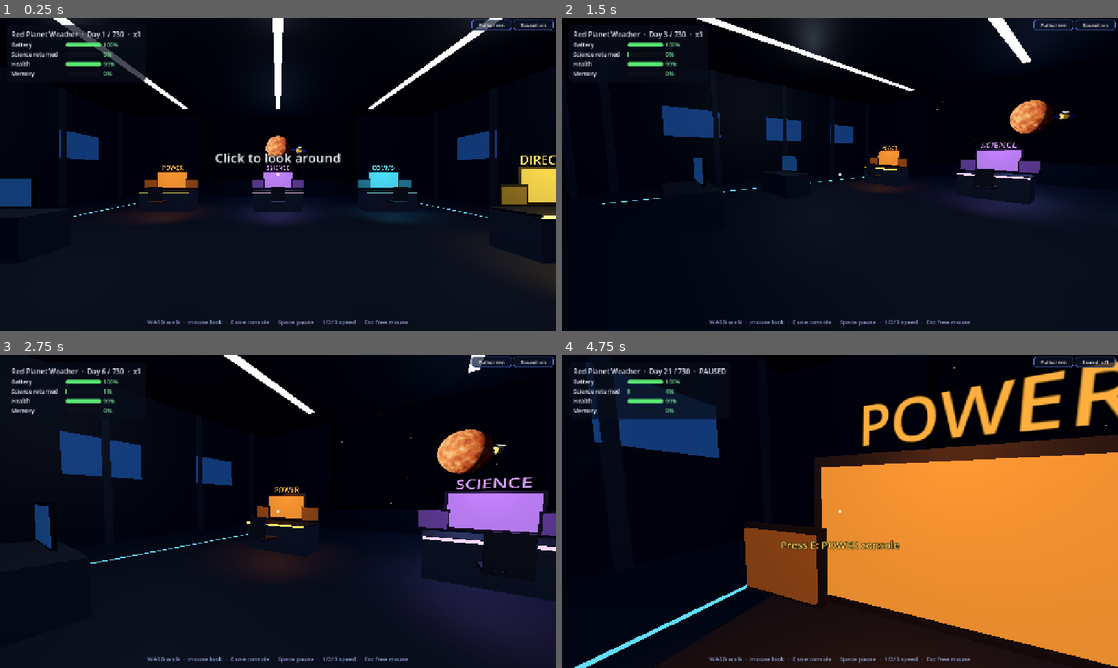
Above: before the commit, frames 1-4 (two rows, left to right).
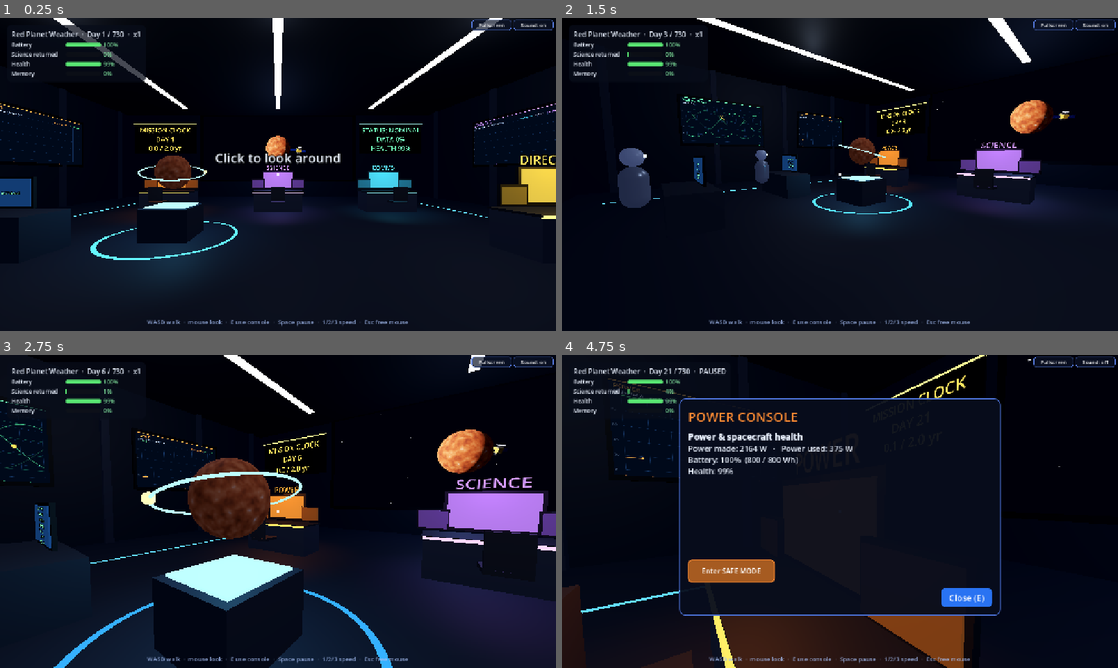
Above: after the commit, the same moments.

Repository: rashedutm/Go-No-Go
Game: Godot game, scene res://tests/mc_preview.tscn
The game is run twice, just before and just after one commit, with the same random seed, the same clock (stepped at 60 frames per second) and the same inputs. This scene is started directly instead of the project's main scene.
Inputs (mouse positions are in pixels of both pictures, inside the frame that each line leads up to):
- Up to frame 1 (0.25 s): no input
- Up to frame 2 (1.5 s): tap Enter at 0.5 s; move the mouse to (962, 158) at 0.52 s; hold D (mc_right) 0.53-1.28 s; hold E (mc_interact) 0.53-1.28 s; click (962, 158) at 0.67 s; tap Space at 0.77 s; move the mouse to (812, 174) at 1.27 s; hold W (mc_forward) from 1.28 s (still down); tap P at 1.35 s; click (812, 174) at 1.42 s
- Up to frame 3 (2.75 s): keep holding W (mc_forward); tap Space at 1.52 s; move the mouse to (289, 505) at 2.02 s; tap 1 at 2.1 s; click (289, 505) at 2.17 s
- Up to frame 4 (4.75 s): keep holding W (mc_forward); move the mouse to (834, 517) at 2.77 s; tap 3 at 2.85 s; click (834, 517) at 2.92 s; tap Space at 3.02, 3.77, 4.52 s; move the mouse to (878, 514) at 3.52 s; tap M at 3.6 s; click (878, 514) at 3.67 s; tap E (mc_interact) at 4.25, 4.35 s; move the mouse to (795, 508) at 4.27 s; click (795, 508) at 4.42 s

The runs differ from the first frame. In frame 1, 4.4% of the frame differs, in the area x 0-100%, y 27-85%; in frame 2, 4.1%; in frame 3, 9.4%; in frame 4, 49%, in the area x 0-100%, y 0-100%.

Commit message:
Mission Control decor + 3D launch countdown placeholder
- RoomDecor: 4 live telemetry wall screens (power, science data, ground track, health), mission clock and
  status boards, destination-planet hologram with orbit ring, glowing floor ring, robot colleagues with
  scrolling telemetry, fact posters on the back wall; replaced old flat side panels and back ribs
- TelemetryGraph: line-graph and ground-track 2D screens rendered in SubViewports
- Launch placeholder: countdown, liftoff with flame and camera shake, auto-continue to Mission Control;
  scenes/launch_anim/ left free for Daniel's real scene (MissionState falls back to the placeholder)
- README: latest changes, Emon E5/E6 marked done, Daniel note

Co-Authored-By: Claude Opus 5.5 <noreply@anthropic.com>

Diff:
--- a/scenes/launch_anim/launch_anim.tscn
+++ /dev/null
@@ -1,13 +0,0 @@
-[gd_scene load_steps=2 format=3]
-
-[ext_resource type="Script" path="res://scripts/ui/placeholder_screen.gd" id="1_script"]
-
-[node name="LaunchAnim" type="Control"]
-layout_mode = 3
-anchors_preset = 15
-anchor_right = 1.0
-anchor_bottom = 1.0
-grow_horizontal = 2
-grow_vertical = 2
-script = ExtResource("1_script")
-screen_key = "launch_anim"
--- a/scenes/mission_control/mission_control.gd
+++ b/scenes/mission_control/mission_control.gd
@@ -50,6 +50,7 @@
 var _panel_refresh := 0.0
 const SPEEDS := [1.0, 2.0, 4.0]
 var events: EventSystem
+var decor: RoomDecor
 var _alert_banner: Label
 var _toast: Label
 var _toast_time := 0.0
@@ -77,6 +78,9 @@
 	_build_ui()
 	sim.add_log("Arrived at %s. Science operations begin." % mission.get("destination", "the target"))
 	_setup_events()
+	decor = RoomDecor.new()
+	add_child(decor)
+	decor.build(self, sim)
 	Sfx.start_loop("hum")
 
 
@@ -101,8 +105,6 @@
 	MCBuild.box(self, Vector3(24, 6.2, 0.3), Vector3(0, 3, 9.2), wall_c, true)                      # back wall
 	MCBuild.box(self, Vector3(0.3, 6.2, 20), Vector3(-11.2, 3, 0), wall_c, true)                    # left
 	MCBuild.box(self, Vector3(0.3, 6.2, 20), Vector3(11.2, 3, 0), wall_c, true)                     # right
-	for x in range(-10, 11, 4):   # wall ribs
-		MCBuild.box(self, Vector3(0.25, 6, 0.25), Vector3(x, 3, 9.0), Color(0.16, 0.18, 0.24))
 	for z in range(-8, 9, 4):
 		MCBuild.box(self, Vector3(0.25, 6, 0.25), Vector3(-11.0, 3, z), Color(0.16, 0.18, 0.24))
 		MCBuild.box(self, Vector3(0.25, 6, 0.25), Vector3(11.0, 3, z), Color(0.16, 0.18, 0.24))
@@ -119,9 +121,6 @@
 	for x in [-8.0, 8.0]:
 		MCBuild.box(self, Vector3(0.08, 0.01, 16), Vector3(x, 0.01, 0), Color(0.2, 0.5, 1.0), false, 1.5)
 	# side wall info panels (decoration)
-	for z in [-5.0, 0.0, 5.0]:
-		MCBuild.box(self, Vector3(0.05, 1.4, 2.4), Vector3(-10.95, 3.2, z), Color(0.1, 0.25, 0.45), false, 0.7)
-		MCBuild.box(self, Vector3(0.05, 1.4, 2.4), Vector3(10.95, 3.2, z), Color(0.1, 0.25, 0.45), false, 0.7)
 	# decorative desks (non-interactive)
 	for p in [Vector3(-6, 0, 2.5), Vector3(-4, 0, 6.0), Vector3(4, 0, 6.0)]:
 		MCBuild.box(self, Vector3(2.4, 0.85, 1.0), p + Vector3(0, 0.425, 0), Color(0.15, 0.17, 0.22), true)
@@ -279,6 +278,8 @@
 		wall_view.set_time_scale(0.0 if paused else days_per_second * speed)
 	_auto_alerts()
 	_update_hud()
+	if decor:
+		decor.update(delta)
 	if _open != "":
 		_panel_refresh -= delta
 		if _panel_refresh <= 0.0:
--- /dev/null
+++ b/scenes/placeholders/launch_placeholder.gd
@@ -0,0 +1,131 @@
+# Part of Go/No-Go — written with AI assistance (Space Apps 2026).
+# Simple stand-in launch until Daniel's real 3D launch & cruise (scenes/launch_anim/launch_anim.tscn)
+# exists: countdown, liftoff with a flame, camera follows, then straight into Mission Control.
+# Click / Space / Enter skips. Owner: Member A.
+extends Node3D
+
+var _rocket: Node3D
+var _flame: MeshInstance3D
+var _cam: Camera3D
+var _label: Label
+var _sub: Label
+var _t := 0.0
+var _done := false
+
+const COUNT_START := 3.0   # seconds of countdown
+const FLIGHT := 4.0        # seconds of flight before cutting to Mission Control
+
+
+func _ready() -> void:
+	MenuPlanet.add_space(self, 300, 220.0)
+	var moon := DirectionalLight3D.new()
+	moon.rotation_degrees = Vector3(-30, 130, 0)
+	moon.light_energy = 0.8
+	add_child(moon)
+	add_child(_at(SpacecraftModel3D._box(Vector3(400, 0.2, 400), Color(0.07, 0.09, 0.08), 0.0, 0.9), Vector3(0, -0.1, 0)))
+	add_child(_at(SpacecraftModel3D._box(Vector3(14, 1.0, 14), Color(0.38, 0.38, 0.4), 0.2, 0.8), Vector3(0, 0.5, 0)))
+	var lv := str(MissionState.design.get("launch_vehicle", "medium"))
+	_rocket = SpacecraftModel3D.build_rocket(lv if lv != "" else "medium")
+	_rocket.scale = Vector3.ONE * 1.6
+	_rocket.position = Vector3(0, 1.0, 0)
+	add_child(_rocket)
+	_flame = MeshInstance3D.new()
+	var cone := CylinderMesh.new()
+	cone.top_radius = 1.2
+	cone.bottom_radius = 0.05
+	cone.height = 6.0
+	var fm := StandardMaterial3D.new()
+	fm.albedo_color = Color(1, 0.6, 0.15)
+	fm.emission_enabled = true
+	fm.emission = Color(1, 0.55, 0.1)
+	fm.emission_energy_multiplier = 4.0
+	fm.shading_mode = BaseMaterial3D.SHADING_MODE_UNSHADED
+	cone.material = fm
+	_flame.mesh = cone
+	_flame.position = Vector3(0, -3.0, 0)
+	_flame.visible = false
+	_rocket.add_child(_flame)
+	var glow := OmniLight3D.new()
+	glow.light_color = Color(1, 0.6, 0.2)
+	glow.omni_range = 25
+	glow.light_energy = 0.0
+	glow.name = "Glow"
+	_rocket.add_child(glow)
+	_cam = Camera3D.new()
+	_cam.fov = 55
+	add_child(_cam)
+
+	var layer := CanvasLayer.new()
+	add_child(layer)
+	_label = Label.new()
+	_label.add_theme_font_size_override("font_size", 120)
+	_label.add_theme_color_override("font_color", Color(1, 0.82, 0.3))
+	_label.add_theme_color_override("font_outline_color", Color(0, 0, 0))
+	_label.add_theme_constant_override("outline_size", 16)
+	_label.horizontal_alignment = HORIZONTAL_ALIGNMENT_CENTER
+	_label.position = Vector2(140, 220)
+	_label.size = Vector2(1000, 160)
+	layer.add_child(_label)
+	_sub = Label.new()
+	_sub.add_theme_font_size_override("font_size", 24)
+	_sub.add_theme_color_override("font_outline_color", Color(0, 0, 0))
+	_sub.add_theme_constant_override("outline_size", 8)
+	_sub.horizontal_alignment = HORIZONTAL_ALIGNMENT_CENTER
+	_sub.position = Vector2(140, 380)
+	_sub.size = Vector2(1000, 40)
+	layer.add_child(_sub)
+	var hint := Label.new()
+	hint.text = "Click or press Space to skip"
+	hint.add_theme_font_size_override("font_size", 14)
+	hint.modulate = Color(0.7, 0.78, 0.95, 0.8)
+	hint.position = Vector2(540, 690)
+	layer.add_child(hint)
+	Sfx.play("beep")
+
+
+func _process(delta: float) -> void:
+	var prev := _t
+	_t += delta
+	var mission := GameData.get_mission(MissionState.current_mission_id)
+	if _t < COUNT_START:
+		var n := int(ceil(COUNT_START - _t))
+		_label.text = "T-%d" % n
+		_sub.text = "%s  ·  launching to %s" % [mission.get("name", ""), mission.get("destination", "")]
+		if int(ceil(COUNT_START - prev)) != n:
+			Sfx.play("beep")
+		_cam.position = Vector3(18, 6, 22)
+		_cam.look_at(Vector3(0, 9, 0), Vector3.UP)
+		return
+	var ft := _t - COUNT_START
+	if prev < COUNT_START:
+		_label.text = "LIFTOFF!"
+		_flame.visible = true
+		_rocket.get_node("Glow").light_energy = 6.0
+		Sfx.play("go")
+	_flame.scale = Vector3.ONE * (1.0 + sin(_t * 40.0) * 0.08)
+	_rocket.position.y = 1.0 + 0.5 * 9.0 * ft * ft   # constant acceleration
+	var shake := Vector3(randf_range(-0.15, 0.15), randf_range(-0.15, 0.15), 0) * clampf(1.5 - ft, 0.0, 1.0)
+	_cam.position = Vector3(18, 6 + _rocket.position.y * 0.6, 22) + shake
+	_cam.look_at(_rocket.position + Vector3(0, 8, 0), Vector3.UP)
+	if ft > 1.5:
+		_label.text = ""
+		_sub.text = "Cruising to %s…" % mission.get("destination", "the target")
+	if ft > FLIGHT:
+		_finish()
+
+
+func _unhandled_input(event: InputEvent) -> void:
+	if (event is InputEventMouseButton or event is InputEventKey) and event.pressed:
+		_finish()
+
+
+func _finish() -> void:
+	if _done:
+		return
+	_done = true
+	MissionState.go_to("mission_control")
+
+
+func _at(node: Node3D, pos: Vector3) -> Node3D:
+	node.position = pos
+	return node
--- /dev/null
+++ b/scenes/placeholders/launch_placeholder.tscn
@@ -0,0 +1,6 @@
+[gd_scene load_steps=2 format=3]
+
+[ext_resource type="Script" path="res://scenes/placeholders/launch_placeholder.gd" id="1_script"]
+
+[node name="LaunchPlaceholder" type="Node3D"]
+script = ExtResource("1_script")
--- a/scripts/autoload/mission_state.gd
+++ b/scripts/autoload/mission_state.gd
@@ -22,6 +22,7 @@
 const PLACEHOLDERS := {
 	"mission_control": "res://scenes/placeholders/mission_control_placeholder.tscn",
 	"debrief": "res://scenes/placeholders/debrief_placeholder.tscn",
+	"launch_anim": "res://scenes/placeholders/launch_placeholder.tscn",
 	"hangar": "res://scenes/design/design.tscn",
 }
 
--- /dev/null
+++ b/scripts/mission_control/room_decor.gd
@@ -0,0 +1,256 @@
+# Part of Go/No-Go — written with AI assistance (Space Apps 2026).
+# RoomDecor: makes the Mission Control room feel alive.
+#  - 4 live wall screens (power, science data, ground track, spacecraft health) fed by MissionSim
+#  - 2 status boards beside the main screen (mission clock, data returned / status)
+#  - a hologram of the destination planet with an orbiting spacecraft
+#  - robot colleagues at the empty desks, scrolling telemetry on their monitors
+#  - fact posters on the back wall, a glowing floor ring
+# Built by Mission Control after the room; update() is called every frame. Owner: Member B (Emon).
+class_name RoomDecor
+extends Node3D
+
+var mc: Node                  # mission_control.gd
+var sim: MissionSim
+var _graphs := {}             # key -> TelemetryGraph
+var _sample := 0.0
+var _clock: Label3D
+var _status: Label3D
+var _holo: Node3D
+var _holo_orbit: Node3D
+var _ring: MeshInstance3D
+var _robots: Array = []
+var _tele_labels: Array = []
+var _tele_t := 0.0
+var _t := 0.0
+var _rng := RandomNumberGenerator.new()
+
+
+func build(p_mc: Node, p_sim: MissionSim) -> void:
+	mc = p_mc
+	sim = p_sim
+	_rng.seed = 2026
+	var m: Dictionary = sim.mission
+	# ---- live wall screens (left wall faces +X, right wall faces -X)
+	var g := _make_screen("power", "POWER", Color(1.0, 0.6, 0.25), Vector3(-10.9, 3.3, -3.0), PI / 2)
+	g.add_series("Battery", Color(0.35, 0.95, 0.5))
+	g.add_series("Power used", Color(1.0, 0.6, 0.25))
+	g = _make_screen("data", "SCIENCE DATA", Color(0.75, 0.5, 1.0), Vector3(10.9, 3.3, -3.0), -PI / 2)
+	g.add_series("Returned", Color(0.75, 0.5, 1.0))
+	g.add_series("Plan", Color(0.6, 0.6, 0.7))
+	g.add_series("Memory", Color(0.3, 0.85, 1.0))
+	g = _make_screen("track", "GROUND TRACK", Color(0.35, 0.95, 0.6), Vector3(-10.9, 3.3, 3.5), PI / 2)
+	g.mode = "track"
+	g = _make_screen("health", "SPACECRAFT HEALTH", Color(1.0, 0.82, 0.3), Vector3(10.9, 3.3, 3.5), -PI / 2)
+	g.add_series("Health", Color(1.0, 0.82, 0.3))
+	g.add_series("Reserve", Color(0.35, 0.95, 0.5))
+
+	# ---- status boards beside the main screen
+	_clock = _board(Vector3(-8.3, 4.3, -8.95), Color(1.0, 0.82, 0.3))
+	_status = _board(Vector3(8.3, 4.3, -8.95), Color(0.35, 0.95, 0.6))
+
+	# ---- hologram of the destination planet
+	var ped := Vector3(-2.8, 0, 1.2)
+	MCBuild.box(self, Vector3(1.2, 0.8, 1.2), ped + Vector3(0, 0.4, 0), Color(0.15, 0.17, 0.22), true)
+	MCBuild.box(self, Vector3(1.0, 0.04, 1.0), ped + Vector3(0, 0.82, 0), Color(0.3, 0.8, 1.0), false, 2.0)
+	_holo = Node3D.new()
+	_holo.position = ped + Vector3(0, 1.7, 0)
+	add_child(_holo)
+	var planet := MenuPlanet.make(m.get("id", "earth"))
+	planet.scale = Vector3.ONE * 0.45
+	_holo.add_child(planet)
+	_holo_orbit = Node3D.new()
+	_holo_orbit.rotation_degrees = Vector3(15, 0, 0)
+	_holo.add_child(_holo_orbit)
+	var dot := SpacecraftModel3D._sphere(0.06, Color(1, 0.85, 0.3), true)
+	dot.position = Vector3(0.8, 0, 0)
+	_holo_orbit.add_child(dot)
+	var orbit_ring := MeshInstance3D.new()
+	var tm := TorusMesh.new()
+	tm.inner_radius = 0.78
+	tm.outer_radius = 0.81
+	tm.material = MCBuild.mat(Color(0.3, 0.8, 1.0), 2.0)
+	orbit_ring.mesh = tm
+	_holo_orbit.add_child(orbit_ring)
+	var holo_light := OmniLight3D.new()
+	holo_light.position = ped + Vector3(0, 1.6, 0)
+	holo_light.light_color = Color(0.4, 0.8, 1.0)
+	holo_light.omni_range = 4.0
+	holo_light.light_energy = 0.8
+	add_child(holo_light)
+
+	# ---- glowing floor ring around the hologram
+	_ring = MeshInstance3D.new()
+	var rt := TorusMesh.new()
+	rt.inner_radius = 1.6
+	rt.outer_radius = 1.7
+	rt.material = MCBuild.mat(Color(0.2, 0.6, 1.0), 1.5)
+	_ring.mesh = rt
+	_ring.scale = Vector3(1, 0.05, 1)
+	_ring.position = ped + Vector3(0, 0.02, 0)
+	add_child(_ring)
+
+	# ---- robot colleagues + telemetry at the decorative desks
+	for p in [Vector3(-6, 0, 2.5), Vector3(-4, 0, 6.0), Vector3(4, 0, 6.0)]:
+		_robots.append(_robot(p + Vector3(0, 0, 0.95)))
+		var lab := MCBuild.label(self, "", p + Vector3(0, 1.25, -0.18), Color(0.4, 1.0, 0.6), 22, 0.0028)
+		lab.horizontal_alignment = HORIZONTAL_ALIGNMENT_LEFT
+		_tele_labels.append(lab)
+
+	# ---- posters on the back wall (seen when you turn around)
+	var facts := [
+		["THE MISSION", "%s\n%s" % [m.get("name", ""), m.get("objective", "")]],
+		["DID YOU KNOW?", str(m.get("fact", ""))],
+		["SIGNAL DELAY", "Radio messages travel at the speed of light.\nFrom %s they take %s." % [m.get("destination", ""), _delay_text(float(m.get("signal_delay_min", 0)))]],
+	]
+	for i in facts.size():
+		var x := -6.0 + i * 6.0
+		MCBuild.box(self, Vector3(4.6, 2.6, 0.05), Vector3(x, 3.0, 9.0), Color(0.06, 0.1, 0.2), false, 0.4)
+		MCBuild.box(self, Vector3(4.6, 0.08, 0.06), Vector3(x, 4.3, 8.98), Color(1.0, 0.82, 0.3), false, 1.5)
+		var t1 := MCBuild.label(self, facts[i][0], Vector3(x, 4.0, 8.96), Color(1.0, 0.82, 0.3), 40, 0.005)
+		t1.rotation.y = PI
+		var t2 := MCBuild.label(self, _wrap(facts[i][1], 30), Vector3(x, 2.85, 8.96), Color(0.85, 0.9, 1.0), 40, 0.0055)
+		t2.rotation.y = PI
+
+
+func _delay_text(minutes: float) -> String:
+	if minutes <= 0.0:
+		return "a fraction of a second"
+	if minutes < 1.0:
+		return "%.1f seconds" % (minutes * 60.0)
+	return "about %d minutes" % int(minutes)
+
+
+func _wrap(text: String, width: int) -> String:
+	var out := ""
+	var line := ""
+	for word in text.split(" "):
+		if line.length() + word.length() + 1 > width and line != "":
+			out += line + "\n"
+			line = word
+		else:
+			line = word if line == "" else line + " " + word
+	return out + line
+
+
+func _make_screen(key: String, title: String, accent: Color, pos: Vector3, rot_y: float) -> TelemetryGraph:
+	var sub := SubViewport.new()
+	sub.size = Vector2i(768, 432)
+	sub.disable_3d = true
+	sub.render_target_update_mode = SubViewport.UPDATE_ALWAYS
+	add_child(sub)
+	var graph := TelemetryGraph.new()
+	graph.size = Vector2(768, 432)
+	graph.title = title
+	graph.accent = accent
+	sub.add_child(graph)
+	var holder := Node3D.new()
+	holder.position = pos
+	holder.rotation.y = rot_y
+	add_child(holder)
+	MCBuild.box(holder, Vector3(4.2, 2.5, 0.12), Vector3(0, 0, -0.04), Color(0.05, 0.05, 0.07))
+	var quad := MeshInstance3D.new()
+	var qm := QuadMesh.new()
+	qm.size = Vector2(4.0, 2.25)
+	var mat := StandardMaterial3D.new()
+	mat.shading_mode = BaseMaterial3D.SHADING_MODE_UNSHADED
+	mat.albedo_texture = sub.get_texture()
+	qm.material = mat
+	quad.mesh = qm
+	quad.position = Vector3(0, 0, 0.03)
+	holder.add_child(quad)
+	_graphs[key] = graph
+	return graph
+
+
+func _board(pos: Vector3, color: Color) -> Label3D:
+	MCBuild.box(self, Vector3(4.6, 2.2, 0.1), pos + Vector3(0, 0, 0.0), Color(0.03, 0.04, 0.07))
+	MCBuild.box(self, Vector3(4.6, 0.06, 0.12), pos + Vector3(0, 1.1, 0.01), color, false, 1.5)
+	var l := MCBuild.label(self, "", pos + Vector3(0, -0.05, 0.08), color, 64, 0.0075)
+	return l
+
+
+func _robot(pos: Vector3) -> Node3D:
+	var r := Node3D.new()
+	r.position = pos
+	add_child(r)
+	var body := MeshInstance3D.new()
+	var cap := CapsuleMesh.new()
+	cap.radius = 0.25
+	cap.height = 0.9
+	cap.material = MCBuild.mat(Color(0.75, 0.78, 0.85), 0.0, 0.6, 0.3)
+	body.mesh = cap
+	body.position.y = 0.95
+	r.add_child(body)
+	var head := SpacecraftModel3D._sphere(0.2, Color(0.8, 0.82, 0.88))
+	head.position.y = 1.6
+	r.add_child(head)
+	var visor := MCBuild.box(r, Vector3(0.28, 0.08, 0.05), Vector3(0, 1.62, -0.18), Color(0.3, 0.9, 1.0), false, 3.0)
+	visor.name = "Visor"
+	return r
+
+
+func update(delta: float) -> void:
+	_t += delta
+	# ---- animations
+	_holo.rotation.y += delta * 0.4
+	_holo_orbit.rotation.y += delta * 1.2
+	_holo.position.y = 1.7 + sin(_t * 1.5) * 0.05
+	var rm: StandardMaterial3D = _ring.mesh.material
+	rm.emission_energy_multiplier = 1.2 + sin(_t * 2.0) * 0.6
+	for i in _robots.size():
+		var r: Node3D = _robots[i]
+		r.position.y = sin(_t * 2.0 + i) * 0.03
+		r.rotation.y = sin(_t * 0.4 + i * 2.0) * 0.4
+	_graphs["track"].phase = sim.day / 0.5 if sim.mission.get("eclipse_period_min", 0) else sim.day / 7.0
+	_graphs["track"].info = "Orbit %d  ·  Day %d" % [int(_graphs["track"].phase), int(sim.day)]
+	_graphs["track"].queue_redraw()
+
+	# ---- boards
+	var years := sim.day / 365.0
+	_clock.text = "MISSION CLOCK\nDAY %d\n%.1f / %.1f yr" % [int(sim.day), years, sim.total_days / 365.0]
+	var state := "NOMINAL"
+	var col := Color(0.35, 0.95, 0.6)
+	if sim.safe_mode:
+		state = "SAFE MODE"
+		col = Color(1, 0.7, 0.2)
+	if sim.blackout_days > 0.0:
+		state = "NO SIGNAL"
+		col = Color(1, 0.4, 0.35)
+	if mc.events and not mc.events.active.is_empty():
+		state = "ALERT"
+		col = Color(1, 0.35, 0.3) if fmod(_t, 0.8) < 0.4 else Color(0.6, 0.2, 0.2)
+	var goal := maxf(float(sim.mission.get("data_goal_gb", 1)), 1.0)
+	_status.text = "STATUS: %s\nDATA %d%%\nHEALTH %d%%" % [state, int(100.0 * sim.data_returned_gb / goal), int(sim.health)]
+	_status.modulate = col
+
+	# ---- telemetry scroll on the robots' monitors
+	_tele_t -= delta
+	if _tele_t <= 0.0:
+		_tele_t = 0.35
+		for lab in _tele_labels:
+			var lines: PackedStringArray = lab.text.split("\n") if lab.text != "" else PackedStringArray()
+			lines.append("%s %04X %+.2f" % [["PWR", "TMP", "ATT", "RX", "TX", "GYR"][_rng.randi() % 6], _rng.randi() % 65536, _rng.randf_range(-9, 9)])
+			while lines.size() > 7:
+				lines.remove_at(0)
+			lab.text = "\n".join(lines)
+
+	# ---- sample graphs
+	_sample -= delta
+	if _sample > 0.0:
+		return
+	_sample = 0.3
+	var pw: TelemetryGraph = _graphs["power"]
+	pw.push(0, sim.battery_pct())
+	pw.push(1, 100.0 * sim.power_load_w / maxf(sim.power_gen_w, 1.0))
+	pw.info = "Made %d W  ·  Used %d W" % [int(sim.power_gen_w), int(sim.power_load_w)]
+	var dg: TelemetryGraph = _graphs["data"]
+	dg.push(0, 100.0 * sim.data_returned_gb / goal)
+	dg.push(1, 100.0 * sim.progress())
+	dg.push(2, sim.storage_pct())
+	dg.info = "Sending %.1f Gb/day  ·  goal %s Gb" % [sim.downlink_gb_day, PartInfo.fmt(goal)]
+	var hg: TelemetryGraph = _graphs["health"]
+	hg.push(0, sim.health)
+	hg.push(1, 100.0 * sim.reserve_musd / maxf(float(sim.mission.get("budget_musd", 1)), 1.0))
+	hg.info = "Reserve $%s M" % PartInfo.fmt(sim.reserve_musd)
+	for k in ["power", "data", "health"]:
+		_graphs[k].queue_redraw()
--- /dev/null
+++ b/scripts/mission_control/telemetry_graph.gd
@@ -0,0 +1,89 @@
+# Part of Go/No-Go — written with AI assistance (Space Apps 2026).
+# 2D telemetry screens shown on the Mission Control walls (rendered inside SubViewports).
+#  - mode "graph": scrolling line graph with several series (0..100 scale)
+#  - mode "track": animated ground track (the spacecraft's path over the planet)
+# Owner: Member B (Emon).
+class_name TelemetryGraph
+extends Control
+
+var mode := "graph"
+var title := ""
+var series: Array = []      # [{name, color, values: Array[float]}]
+var max_points := 160
+var phase := 0.0            # track mode: 0..1 position along the orbit
+var info := ""              # small text under the title
+var accent := Color(0.3, 0.8, 1.0)
+
+const BG := Color(0.02, 0.05, 0.1)
+const GRID := Color(0.15, 0.3, 0.5, 0.5)
+
+
+func add_series(series_name: String, color: Color) -> void:
+	series.append({"name": series_name, "color": color, "values": []})
+
+
+func push(index: int, value: float) -> void:
+	var vals: Array = series[index]["values"]
+	vals.append(clampf(value, 0.0, 100.0))
+	if vals.size() > max_points:
+		vals.pop_front()
+
+
+func _draw() -> void:
+	var r := Rect2(Vector2.ZERO, size)
+	draw_rect(r, BG)
+	var font := get_theme_default_font()
+	var plot := Rect2(Vector2(40, 64), size - Vector2(60, 90))
+	# grid
+	for i in 6:
+		var y := plot.position.y + plot.size.y * i / 5.0
+		draw_line(Vector2(plot.position.x, y), Vector2(plot.end.x, y), GRID, 1.0)
+		draw_string(font, Vector2(4, y + 5), str(100 - i * 20), HORIZONTAL_ALIGNMENT_LEFT, -1, 14, GRID.lightened(0.4))
+	for i in 9:
+		var x := plot.position.x + plot.size.x * i / 8.0
+		draw_line(Vector2(x, plot.position.y), Vector2(x, plot.end.y), GRID, 1.0)
+	draw_rect(Rect2(0, 0, size.x, 4), accent)
+	draw_string(font, Vector2(14, 34), title, HORIZONTAL_ALIGNMENT_LEFT, -1, 26, accent)
+	draw_string(font, Vector2(14, 56), info, HORIZONTAL_ALIGNMENT_LEFT, -1, 16, Color(0.75, 0.85, 1.0))
+	if mode == "track":
+		_draw_track(plot)
+	else:
+		_draw_series(plot, font)
+
+
+func _draw_series(plot: Rect2, font: Font) -> void:
+	var lx := plot.end.x
+	for s in series:
+		var vals: Array = s["values"]
+		if vals.size() >= 2:
+			var pts := PackedVector2Array()
+			for i in vals.size():
+				var x := plot.position.x + plot.size.x * float(i) / float(max_points - 1)
+				var y := plot.end.y - plot.size.y * float(vals[i]) / 100.0
+				pts.append(Vector2(x, y))
+			draw_polyline(pts, s["color"], 3.0, true)
+			draw_circle(pts[-1], 5.0, s["color"])
+		var txt := "%s %d%%" % [s["name"], int(vals[-1]) if vals.size() > 0 else 0]
+		var w := font.get_string_size(txt, HORIZONTAL_ALIGNMENT_LEFT, -1, 16).x
+		lx -= w + 18
+		draw_string(font, Vector2(lx, 56), txt, HORIZONTAL_ALIGNMENT_LEFT, -1, 16, s["color"])
+
+
+func _draw_track(plot: Rect2) -> void:
+	# stylised map: latitude bands + a sine-wave ground track that shifts each orbit
+	for i in 4:
+		var y := plot.position.y + plot.size.y * (i + 0.5) / 4.0
+		draw_line(Vector2(plot.position.x, y), Vector2(plot.end.x, y), Color(0.1, 0.35, 0.3, 0.6), 2.0)
+	for k in 3:
+		var pts := PackedVector2Array()
+		var shift := float(k) * 0.33
+		for i in 101:
+			var u := float(i) / 100.0
+			var x := plot.position.x + plot.size.x * u
+			var y := plot.position.y + plot.size.y * (0.5 - 0.38 * sin(TAU * (u + shift)))
+			pts.append(Vector2(x, y))
+		draw_polyline(pts, Color(accent, 0.25 + 0.25 * k), 2.0, true)
+	var u2 := fmod(phase, 1.0)
+	var dot := Vector2(plot.position.x + plot.size.x * u2, plot.position.y + plot.size.y * (0.5 - 0.38 * sin(TAU * (u2 + 0.66))))
+	draw_circle(dot, 9.0, Color(1, 0.85, 0.3))
+	draw_arc(dot, 16.0 + 6.0 * sin(phase * 40.0), 0, TAU, 24, Color(1, 0.85, 0.3, 0.5), 2.0)
--- /dev/null
+++ b/tests/launch_preview.gd
@@ -0,0 +1,8 @@
+# Part of Go/No-Go — written with AI assistance (Space Apps 2026).
+# Opens the launch scene (placeholder or Daniel's). Run: godot --path . res://tests/launch_preview.tscn
+extends Node
+
+func _ready() -> void:
+	MissionState.current_mission_id = "mars"
+	MissionState.design = Sim.make_test_design("mars")
+	MissionState.go_to.call_deferred("launch_anim")
--- /dev/null
+++ b/tests/launch_preview.tscn
@@ -0,0 +1,6 @@
+[gd_scene load_steps=2 format=3]
+
+[ext_resource type="Script" path="res://tests/launch_preview.gd" id="1_script"]
+
+[node name="LaunchPreview" type="Node"]
+script = ExtResource("1_script")
--- a/tests/mc_preview.gd
+++ b/tests/mc_preview.gd
@@ -28,5 +28,11 @@
 			if shot == "eventpanel":
 				await get_tree().create_timer(0.3).timeout
 				mc.open_console(mc.events.active["console"])
+		"left":
+			mc.player.position = Vector3(-6.5, 0.1, -0.5)
+			mc.player.rotation.y = PI / 2
+		"back":
+			mc.player.position = Vector3(0, 0.1, 3.0)
+			mc.player.rotation.y = PI
 		_:
 			mc.player.position = Vector3(0, 0.1, 7.0)
Not shown, added: scenes/placeholders/launch_placeholder.gd.uid
Not shown, added: scripts/mission_control/room_decor.gd.uid
Not shown, added: scripts/mission_control/telemetry_graph.gd.uid
Not shown, added: tests/launch_preview.gd.uid
